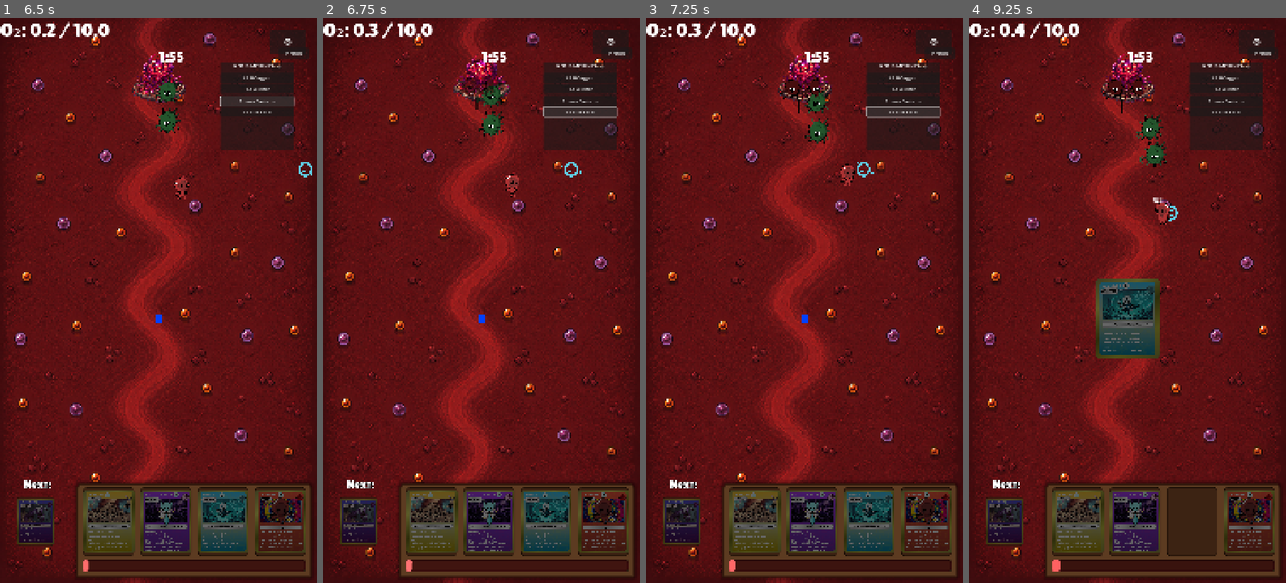
Above: before the commit, frames 1-4 (left to right).
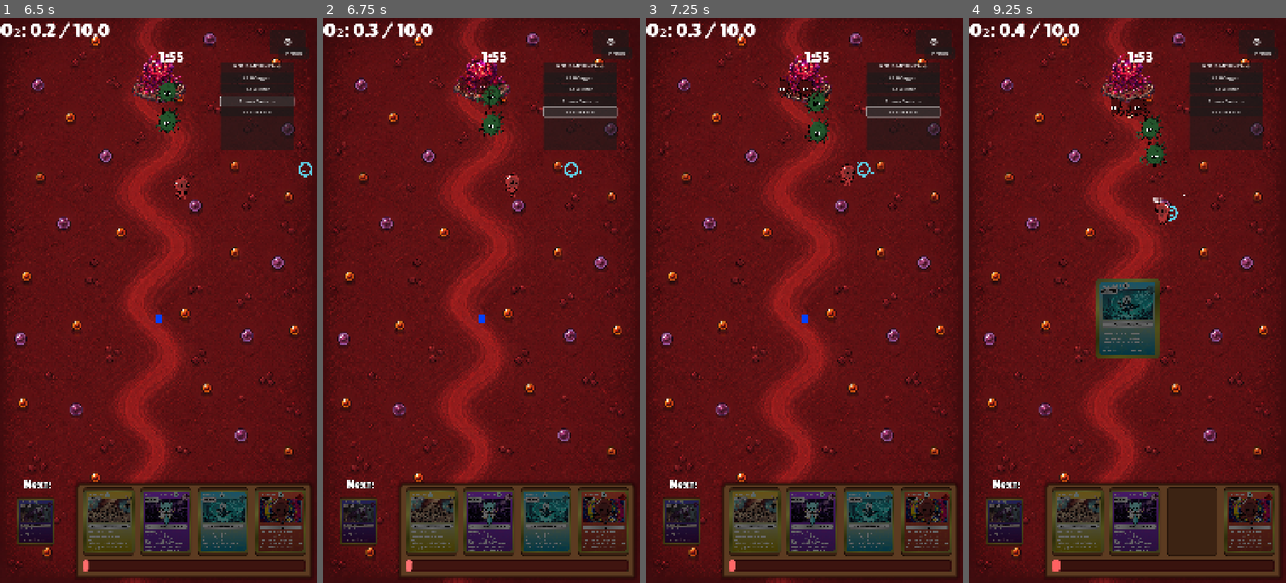
Above: after the commit, the same moments.

Repository: viPipar/veinguard
Game: Godot game, scene res://core/ui/MainMenu.tscn
Same seed, same stepped clock (60 frames per second), same inputs: the game is played once before the commit and once after it.
Inputs (mouse positions are in pixels of both pictures, inside the frame that each line leads up to):
- Up to frame 1 (6.5 s): click "START DEFENSE" at 0.5 s; click "LEVEL 1" at 1.25 s; click "⚙" at 2 s; click "BACK" at 2.75 s; click "DEBUG" at 3.5 s; click "+1.0 Oxygen" at 4.25 s; click "-1.0 Oxygen" at 5 s; click "Spawn Bacteria" at 5.75 s
- Up to frame 2 (6.75 s): click "Spawn Virus" at 6.5 s
- Up to frame 3 (7.25 s): no input
- Up to frame 4 (9.25 s): click (1076, 520) at 7.25 s; click (1133, 520) at 8 s; click (1190, 520) at 8.75 s

Frame 1 is identical in both runs. In frame 2, 0.2% of the frame differs, in the area x 43-54%, y 10-17%; in frame 3, 0.3%; in frame 4, 0.5%, in the area x 42-69%, y 10-32%.
Error in both runs: Invalid access to property or key 'current_state' on a base object of type 'Area2D (PlayerBase)'. (res://units/enemies/virus/Virus.gd:25)

Commit message:
feat: implement enemy virus unit, updated enemy spawner logic, and added core lane and base class functionality.

Diff:
--- a/veinguard/core/lane/EnemyBase.gd
+++ b/veinguard/core/lane/EnemyBase.gd
@@ -161,7 +161,8 @@
 
 func start_spawning() -> void:
 	GameManager.start_wave()
-	GameManager.overtime_started.connect(_on_overtime)
+	if not GameManager.overtime_started.is_connected(_on_overtime):
+		GameManager.overtime_started.connect(_on_overtime)
 
 
 func _on_overtime() -> void:
--- a/veinguard/core/lane/Lane.gd
+++ b/veinguard/core/lane/Lane.gd
@@ -8,7 +8,7 @@
 @onready var player_base     : Area2D  = $PlayerBase
 @onready var enemy_base      : Area2D  = $EnemyBase
 @onready var unit_spawn_point: Marker2D = $UnitSpawnPoint
-@onready var oxygen_zone     : Area2D  = $OxygenZone
+
 @export var bacteria_scene : PackedScene
 
 func _ready() -> void:
--- a/veinguard/core/unit_base.gd
+++ b/veinguard/core/unit_base.gd
@@ -22,9 +22,9 @@
 var current_target : Node2D = null  # musuh yang sedang diincar
 
 # --- Node refs (assign di _ready() child) ---
-@onready var sprite      : AnimatedSprite2D
-@onready var aggro_area  : Area2D
-@onready var attack_area : Area2D
+@onready var sprite      : AnimatedSprite2D = get_node_or_null("AnimatedSprite2D")
+@onready var aggro_area  : Area2D = get_node_or_null("AggroArea")
+@onready var attack_area : Area2D = get_node_or_null("AttackArea")
 
 # --- Health Bar ---
 var _health_bar : Node = null   # HealthBar node (lazy-found)
--- a/veinguard/units/enemies/virus/Virus.gd
+++ b/veinguard/units/enemies/virus/Virus.gd
@@ -53,7 +53,7 @@
 		velocity = dir * stats.move_speed
 		move_and_slide()
 		if sprite: sprite.play("walk")
-		if dir.x != 0:
+		if sprite and dir.x != 0:
 			sprite.flip_h = dir.x > 0
 
 func _process_attack(delta: float) -> void:
